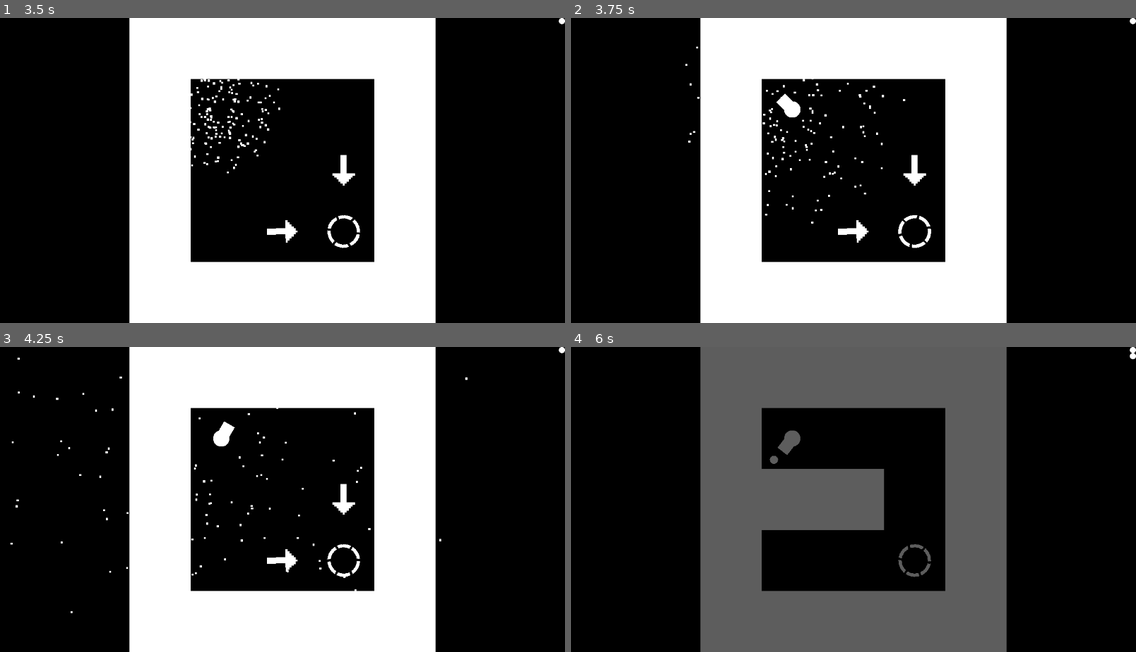
Above: before the commit, frames 1-4 (two rows, left to right).
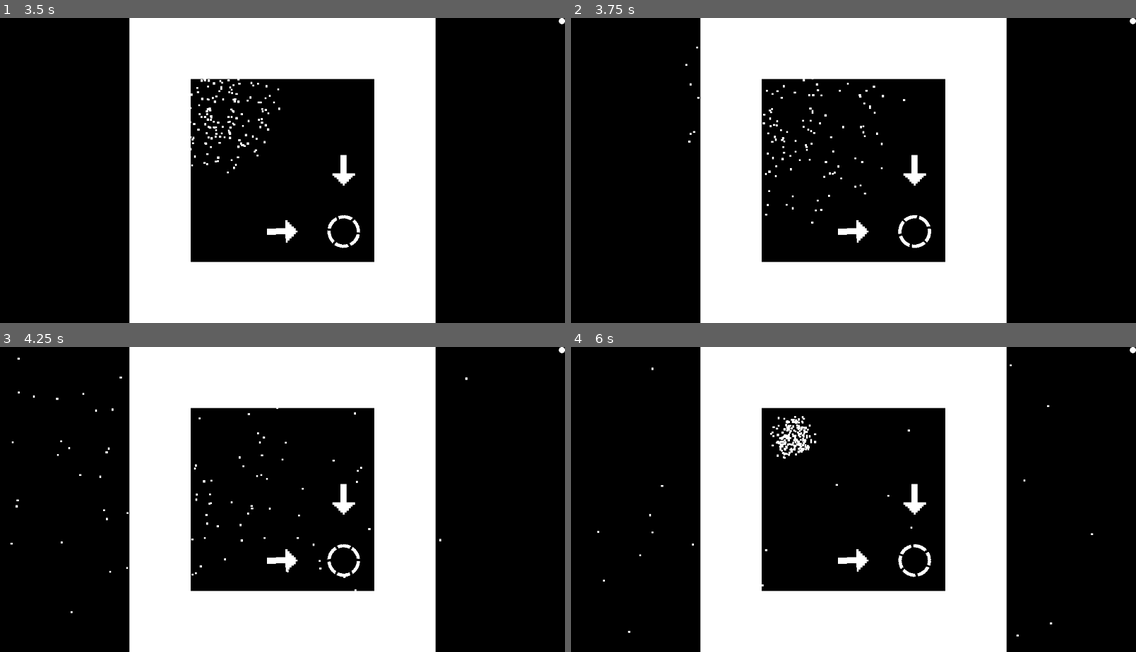
Above: after the commit, the same moments.

Repository: Christmas-Missionary/one_button_2024
Game: Godot game, scene res://src/starting_up.tscn
Same seed, same stepped clock (60 frames per second), same inputs: the game is played once before the commit and once after it. Sound files missing from this copy of the repository are replaced by a short silence.
Inputs:
- Up to frame 1 (3.5 s): tap Enter at 0.5, 2.75 s; hold Space (OneButton) 0.53-1.28 s; tap Space (OneButton) at 1.35, 2.85 s; hold Space (OneButton) 2.03-2.78 s
- Up to frame 2 (3.75 s): hold Space (OneButton) from 3.53 s (still down)
- Up to frame 3 (4.25 s): keep holding Space (OneButton)
- Up to frame 4 (6 s): release Space (OneButton) at 4.28 s; tap Space (OneButton) at 4.35, 5.85 s; hold Space (OneButton) 5.03-5.78 s

Frame 1 is identical in both runs. In frame 2, 0.2% of the frame differs, in the area x 36-41%, y 24-33%; in frame 3, 0.2%; in frame 4, 40%, in the area x 4-100%, y 0-100%.

Commit message:
timer and animation player as opposed to audio players

Diff:
--- a/src/lv_animation.gd
+++ b/src/lv_animation.gd
@@ -9,7 +9,9 @@
 func _play() -> void:
 	_anime.play(&"Fade")
 	_audio.play()
-	await _audio.finished
+
+# Called by _anime just before finishing
+func _transition() -> void:
 	_maze.level += 1
 	get_tree().set_pause(false)
 	for node: Node in (_bullet_pool.get_children() + _particles_pool.get_children()):
--- a/src/main.tscn
+++ b/src/main.tscn
@@ -49,6 +49,20 @@
 "transitions": PackedFloat32Array(1, 1, 1, 1, 1),
 "update": 0,
 "values": [Color(0, 0, 0, 0), Color(0, 0, 0, 1), Color(0, 0, 0, 0), Color(0, 0, 0, 1), Color(0, 0, 0, 0)]
+}
+tracks/1/type = "method"
+tracks/1/imported = false
+tracks/1/enabled = true
+tracks/1/path = NodePath(".")
+tracks/1/interp = 1
+tracks/1/loop_wrap = true
+tracks/1/keys = {
+"times": PackedFloat32Array(4),
+"transitions": PackedFloat32Array(1),
+"values": [{
+"args": [],
+"method": &"_transition"
+}]
 }
 
 [sub_resource type="Animation" id="Animation_1acbi"]
--- a/src/player.gd
+++ b/src/player.gd
@@ -2,6 +2,7 @@
 
 @onready var _shoot_audio: = $Shoot as AudioStreamPlayer
 @onready var _death: = $Death as AudioStreamPlayer
+@onready var _death_timer: = $Death/DeathTimer as Timer
 @onready var _cooldown: = $Cooldown as Timer
 @onready var _bullet_pool: Node = $/root/Main/BulletPool
 @onready var _particles_pool: Node = $/root/Main/ParticlesPool
@@ -39,6 +40,7 @@
 	($"../Maze" as Maze).wipe_save()
 	get_tree().change_scene_to_file("res://src/starting_up.tscn")
 
+# todo: make into player_dead signal
 func check_for_bullet(body: Node2D) -> void:
 	if body is Bullet:
 		((preload("res://src/player_exploding.tscn")
@@ -49,3 +51,4 @@
 			bullet.queue_free()
 		hide()
 		_death.play()
+		_death_timer.start()
--- a/src/player.tscn
+++ b/src/player.tscn
@@ -50,10 +50,15 @@
 stream = SubResource("AudioStreamRandomizer_yti6g")
 pitch_scale = 1.2
 
+[node name="DeathTimer" type="Timer" parent="Death"]
+process_callback = 0
+wait_time = 2.12
+one_shot = true
+
 [node name="Cooldown" type="Timer" parent="."]
 process_callback = 0
 wait_time = 0.5
 one_shot = true
 
 [connection signal="body_entered" from="." to="." method="check_for_bullet"]
-[connection signal="finished" from="Death" to="." method="show"]
+[connection signal="timeout" from="Death/DeathTimer" to="." method="show"]
